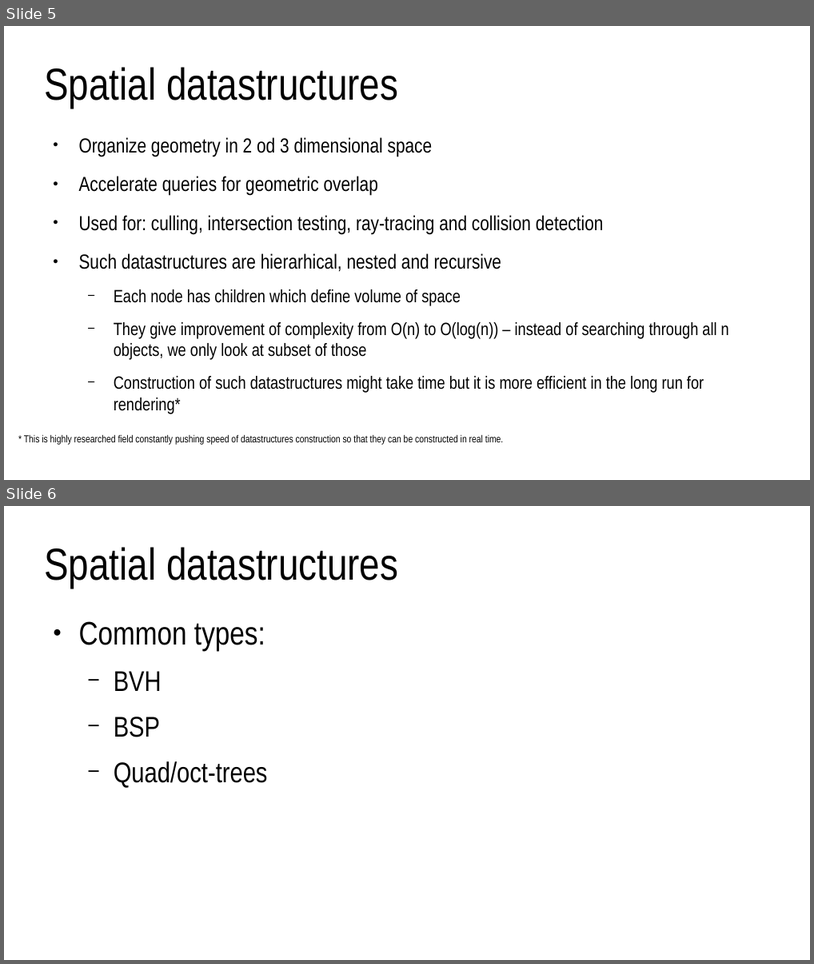
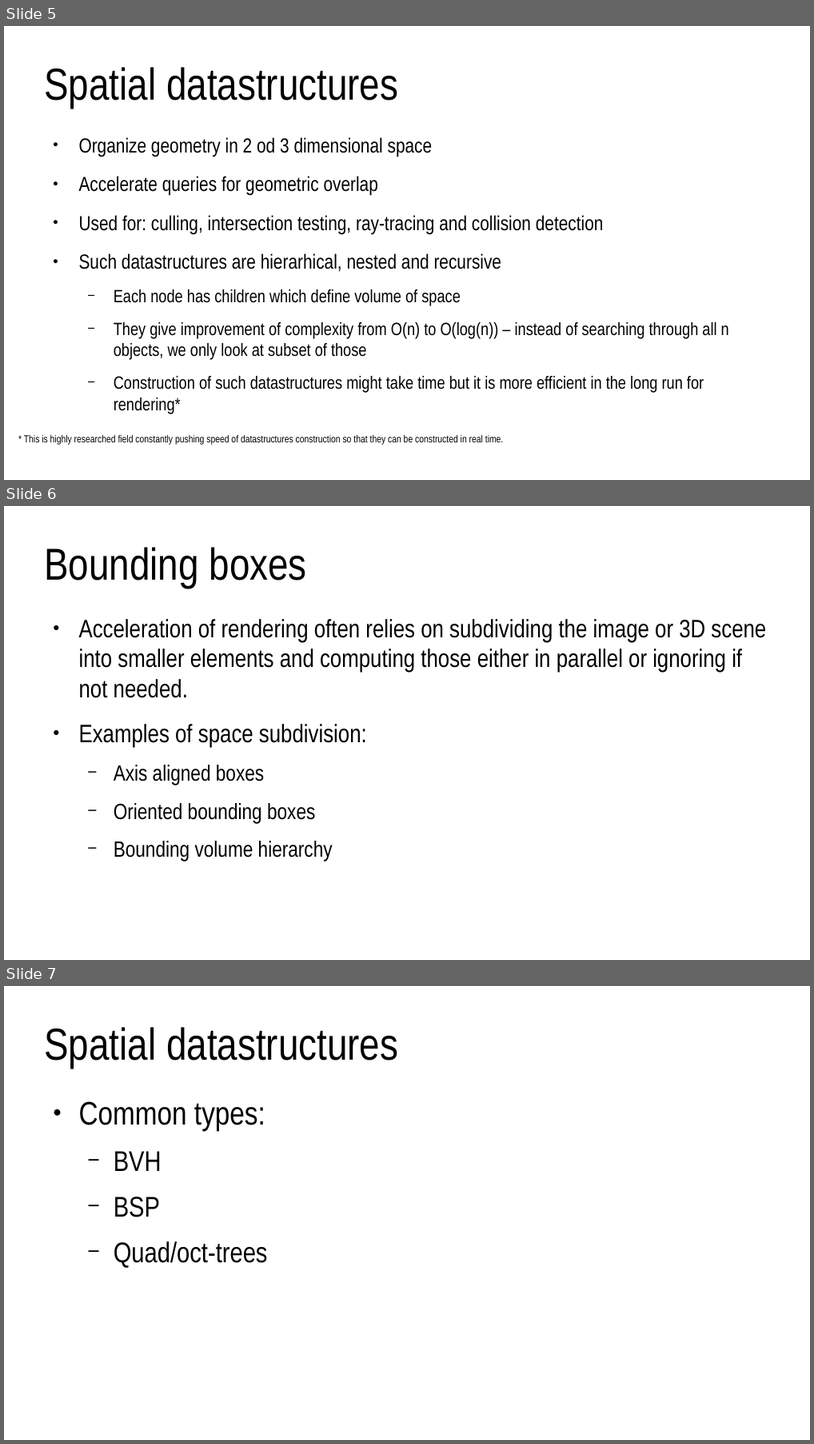
Before and after one commit to lorentzo/IntroductionToComputerGraphics, a slide deck: lectures/6_more_3D_scene/scene_organization.odp. Shown one above the other, each under a label of ours: slides 5 and 6 before the commit, slides 5, 6 and 7 after it. The pictures are 814x964 and 814x1444 pixels, drawn with LibreOffice and Linux fonts; fonts in the diff are those of the drawing. Boxes give left, top, right and bottom in pixels: in the first picture for what was removed or moved away, otherwise in the second. Text is boxed around its words. In the diff, an @@ line names an element or a change of style, - is before the commit and + after.

```diff
--- a/lectures/6_more_3D_scene/scene_organization.odp
+++ b/lectures/6_more_3D_scene/scene_organization.odp
@@ slide 6 added at [4, 506, 810, 960], background #FFFFFF @@
@@ title added at [44, 547, 307, 588], 44 pt, text #000000 @@
+Bounding boxes
@@ text added at [79, 619, 766, 860], 24.8 pt, text #000000 @@
+● Acceleration of rendering often relies on subdividing the image or 3D scene into smaller elements and computing those either in parallel or ignoring if not needed.
+● Examples of space subdivision:
+  − Axis aligned boxes
+  − Oriented bounding boxes
+  − Bounding volume hierarchy
@@ what was slide 6 is now slide 7 @@
```
Also in this commit, not shown: 3 other files.
